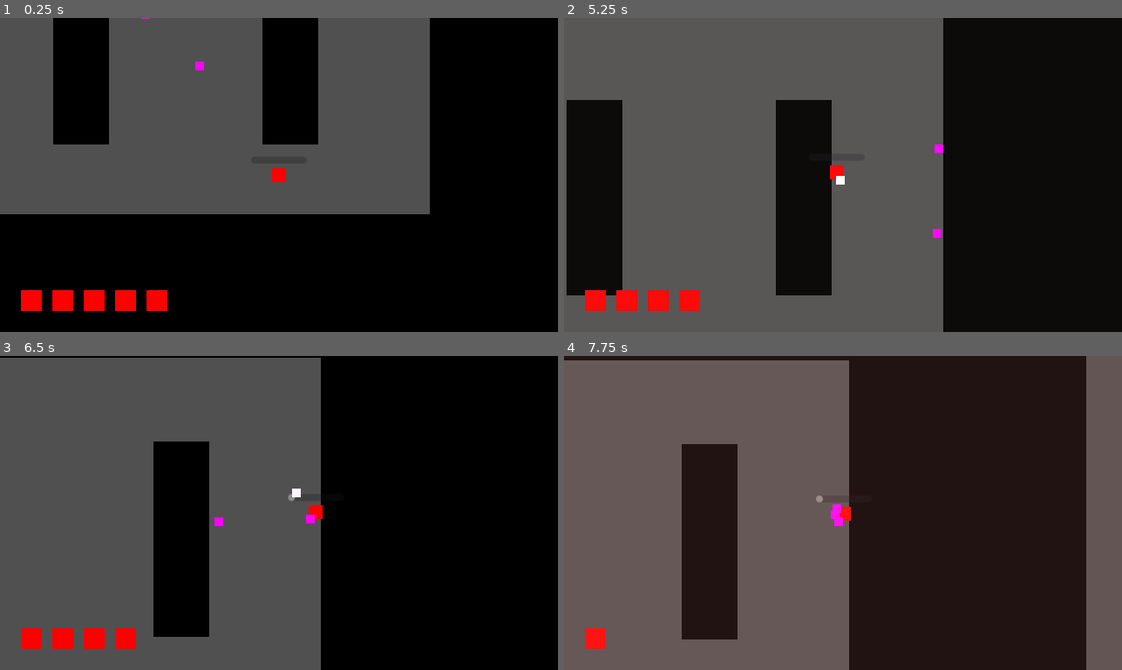
Above: before the commit, frames 1-4 (two rows, left to right).
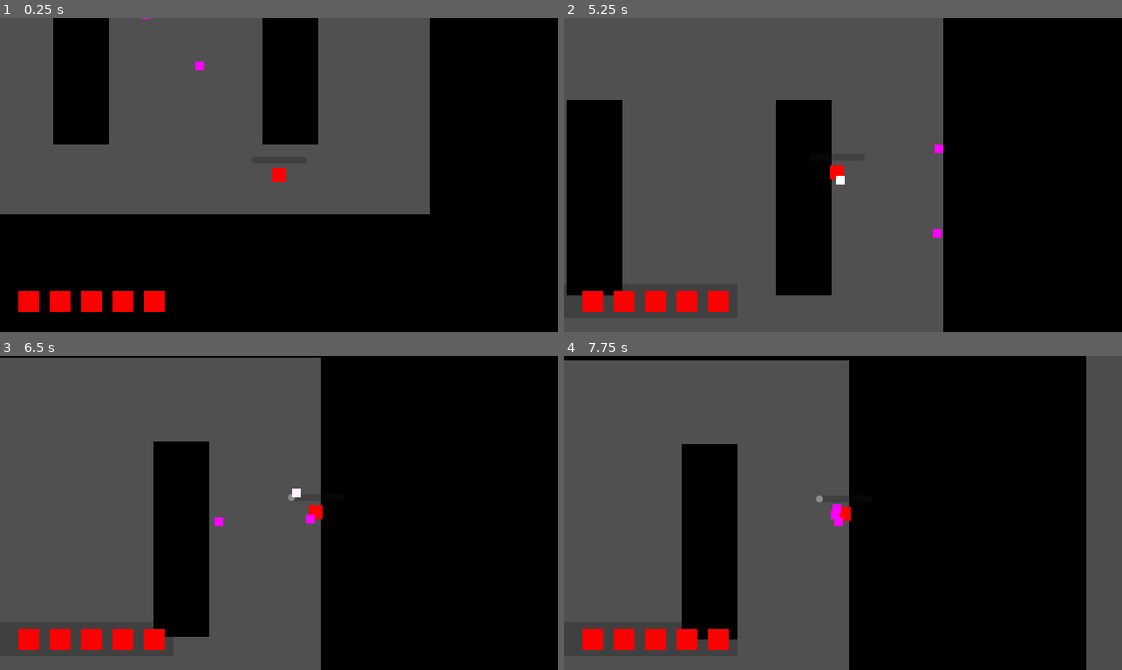
Above: after the commit, the same moments.

Repository: IanLum/square-game
Game: Godot game, scene res://src/main.tscn
Same seed, same stepped clock (60 frames per second), same inputs: the game is played once before the commit and once after it.
Inputs (mouse positions are in pixels of both pictures, inside the frame that each line leads up to):
- Up to frame 1 (0.25 s): no input
- Up to frame 2 (5.25 s): move the mouse to (965, 159) at 0.52 s; press the mouse at (965, 159) at 0.53 s; hold D (right) 0.53-1.28 s; move the mouse to (731, 190) at 1.27 s; release the mouse at (731, 190) at 1.28 s; hold S (down) 1.28-2.03 s; tap Space (utility) at 1.35, 2.85, 4.35 s; move the mouse to (898, 105) at 2.02 s; press the mouse at (898, 105) at 2.03 s; hold D (right) 2.03-2.78 s; move the mouse to (815, 237) at 2.77 s; release the mouse at (815, 237) at 2.78 s; hold W (up) 2.78-3.53 s; move the mouse to (1010, 222) at 3.52 s; press the mouse at (1010, 222) at 3.53 s; hold A (left) 3.53-5.03 s; move the mouse to (675, 127) at 4.27 s; release the mouse at (675, 127) at 4.28 s; move the mouse to (870, 175) at 5.02 s; press the mouse at (870, 175) at 5.03 s; hold S (down) from 5.03 s (still down)
- Up to frame 3 (6.5 s): move the mouse to (195, 434) at 5.77 s; release S (down) at 5.78 s; release the mouse at (195, 434) at 5.78 s; hold D (right) from 5.78 s (still down); tap Space (utility) at 5.85 s
- Up to frame 4 (7.75 s): move the mouse to (965, 497) at 6.52 s; release D (right) at 6.53 s; press the mouse at (965, 497) at 6.53 s; hold W (up) 6.53-7.28 s; move the mouse to (731, 528) at 7.27 s; release the mouse at (731, 528) at 7.28 s; hold D (right) from 7.28 s (still down); tap Space (utility) at 7.35 s

The runs differ from the first frame. In frame 1, 0.4% of the frame differs, in the area x 3-30%, y 86-94%; in frame 2, 2.3%; in frame 3, 0.6%; in frame 4, 52%, in the area x 0-94%, y 0-100%.
Error after the commit: Attempt to call function 'get_child_count' in base 'null instance' on a null instance. (res://src/player/player.gd:23)

Commit message:
add backing box to hearts

Diff:
--- a/src/display/ui.gd
+++ /dev/null
@@ -1,11 +0,0 @@
-extends CanvasLayer
-
-
-# Called when the node enters the scene tree for the first time.
-func _ready():
-	pass # Replace with function body.
-
-
-# Called every frame. 'delta' is the elapsed time since the previous frame.
-func _process(delta):
-	pass
--- a/src/display/ui.tscn
+++ b/src/display/ui.tscn
@@ -1,38 +1,48 @@
-[gd_scene load_steps=3 format=3 uid="uid://hhfchlxg4hc6"]
+[gd_scene load_steps=2 format=3 uid="uid://hhfchlxg4hc6"]
 
 [ext_resource type="PackedScene" uid="uid://bno8be3nrywfa" path="res://src/display/heart.tscn" id="1_0joe3"]
-[ext_resource type="Script" path="res://src/display/ui.gd" id="1_waxd7"]
 
 [node name="ui" type="CanvasLayer"]
-script = ExtResource("1_waxd7")
 
-[node name="HBoxContainer" type="HBoxContainer" parent="."]
-anchors_preset = 2
-anchor_top = 1.0
-anchor_bottom = 1.0
-offset_left = 24.0
-offset_top = -48.0
-offset_right = 160.0
-offset_bottom = -24.0
-grow_vertical = 0
+[node name="ColorRect" type="ColorRect" parent="."]
+offset_left = -62.0
+offset_top = 305.0
+offset_right = 199.0
+offset_bottom = 344.0
+color = Color(0, 0, 0, 0.196078)
+
+[node name="HBoxContainer" type="HBoxContainer" parent="ColorRect"]
+layout_mode = 1
+anchors_preset = 6
+anchor_left = 1.0
+anchor_top = 0.5
+anchor_right = 1.0
+anchor_bottom = 0.5
+offset_left = -178.0
+offset_top = -12.0
+offset_right = -10.0
+offset_bottom = 12.0
+grow_horizontal = 0
+grow_vertical = 2
 theme_override_constants/separation = 12
 
-[node name="heart" parent="HBoxContainer" instance=ExtResource("1_0joe3")]
+[node name="heart" parent="ColorRect/HBoxContainer" instance=ExtResource("1_0joe3")]
 layout_mode = 2
 
-[node name="heart2" parent="HBoxContainer" instance=ExtResource("1_0joe3")]
+[node name="heart2" parent="ColorRect/HBoxContainer" instance=ExtResource("1_0joe3")]
 layout_mode = 2
 
-[node name="heart3" parent="HBoxContainer" instance=ExtResource("1_0joe3")]
+[node name="heart3" parent="ColorRect/HBoxContainer" instance=ExtResource("1_0joe3")]
 layout_mode = 2
 
-[node name="heart4" parent="HBoxContainer" instance=ExtResource("1_0joe3")]
+[node name="heart4" parent="ColorRect/HBoxContainer" instance=ExtResource("1_0joe3")]
 layout_mode = 2
 
-[node name="heart5" parent="HBoxContainer" instance=ExtResource("1_0joe3")]
+[node name="heart5" parent="ColorRect/HBoxContainer" instance=ExtResource("1_0joe3")]
 layout_mode = 2
 
 [node name="ScreenColor" type="ColorRect" parent="."]
+visible = false
 anchors_preset = 15
 anchor_right = 1.0
 anchor_bottom = 1.0
